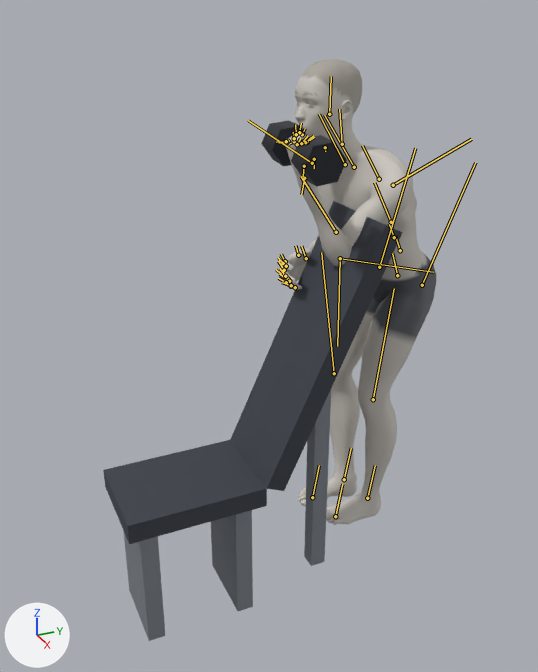
The glTF model exports/single-arm-dumbbell-curl-over-incline.glb, before and after one commit.
Both versions are drawn from a 50 mm camera at (1.86, -0.76, 1.84) aimed at (-0.16, 0.15, 0.84). Lighting does not change. The marker at lower left points along +X, +Y and +Z. The older version comes first. Both versions are drawn at frame 44 of the action 'single-arm-dumbbell-curl-over-incline_left'; the numbers are the values there. The bones that change, and the others that lie on the model, are drawn over the model as lines.
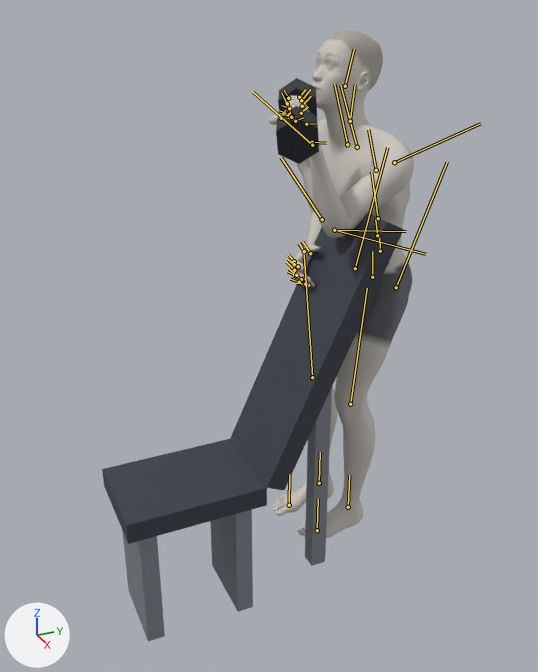
ob_dbr_left is not drawn itself; it is the parent of ob_mesh_1, ob_mesh_2, ob_mesh_3.
ob_props is not drawn itself; it is the parent of ob_bench.

The edits, one by one:
Bone 'pelvis' (bone_pelvis) moves from (-0.685, -0.038, 0.234) to (-0.582, -0.028, 0.235).
Bone 'pelvis' (bone_pelvis) turns from (-3, 7, -19) to (-1, 8, -4) degrees about its own x, y and z.
Bone 'upperarm_l' (bone_upperarm_l) turns from (-43, 1, 73) to (-45, 6, 65) degrees about its own x, y and z.
Bone 'hand_l' (bone_hand_l) turns from (-102, 68, -12) to (37, -9, -26) degrees about its own x, y and z.
Bone 'lowerarm_twist_l' (bone_lowerarm_twist_l) turns from (-73, 64, 12) to (31, -13, -24) degrees about its own x, y and z.
Bone 'upperarm_r' (bone_upperarm_r) turns from (51, 30, 20) to (48, 42, 15) degrees about its own x, y and z.
Bone 'lowerarm_r' (bone_lowerarm_r) turns from (-4, 43, 32) to (-9, 34, 18) degrees about its own x, y and z.
Bone 'hand_r' (bone_hand_r) turns from (-10, -12, 6) to (-2, -24, 14) degrees about its own x, y and z.
Bone 'thigh_l' (bone_thigh_l) turns from (-6, 1, 39) to (-6, 1, 21) degrees about its own x, y and z.
Bone 'calf_l' (bone_calf_l) turns from (-5, 2, -22) to (-2, 2, -19) degrees about its own x, y and z.
Bone 'foot_l' (bone_foot_l) turns from (10, -12, 10) to (9, -11, 0) degrees about its own x, y and z.
Bone 'thigh_r' (bone_thigh_r) turns from (3, -17, 39) to (4, -17, 21) degrees about its own x, y and z.
Bone 'calf_r' (bone_calf_r) turns from (5, -2, -22) to (2, -2, -19) degrees about its own x, y and z.
Bone 'foot_r' (bone_foot_r) turns from (-12, 13, 10) to (-11, 11, 0) degrees about its own x, y and z.

Location of each change, (x1, y1, x2, y2) in pixels of the pictures (538 x 672 px):
'Mesh_0', posed (6% narrower, 9% taller)
    before: (282, 59, 437, 525)
    after: (269, 30, 414, 538)
'Mesh_10', posed
    before: (230, 201, 403, 491)
    after: (230, 213, 404, 490)
'Mesh_7', posed
    before: (103, 440, 267, 544)
    after: (102, 439, 267, 544)
'Mesh_11', posed
    before: (304, 390, 331, 566)
    after: (305, 387, 332, 566)
'Mesh_9', posed
    before: (123, 530, 165, 641)
    after: (122, 530, 165, 642)
'Mesh_2', posed
    before: (291, 135, 347, 186)
    after: (278, 78, 317, 115)
'Mesh_3', posed (8% narrower, 26% taller)
    before: (261, 120, 308, 166)
    after: (276, 106, 319, 164)
bone 'pelvis', root to tip
    before: (397, 275) to (392, 253)
    after: (372, 277) to (372, 251)
bone 'upperarm_l', root to tip
    before: (393, 185) to (471, 139)
    after: (394, 162) to (480, 123)
bone 'hand_l', root to tip
    before: (304, 178) to (301, 194)
    after: (312, 142) to (326, 143)
bone 'lowerarm_twist_l', root to tip
    before: (340, 258) to (337, 346)
    after: (334, 230) to (406, 231)
bone 'upperarm_r', root to tip
    before: (312, 163) to (248, 120)
    after: (312, 145) to (253, 92)
bone 'lowerarm_r', root to tip
    before: (336, 232) to (301, 176)
    after: (322, 219) to (281, 157)
bone 'hand_r', root to tip
    before: (306, 258) to (301, 246)
    after: (310, 253) to (302, 241)
bone 'thigh_l', root to tip
    before: (422, 285) to (475, 162)
    after: (396, 287) to (447, 162)
bone 'calf_l', root to tip
    before: (373, 399) to (394, 288)
    after: (350, 404) to (367, 288)
bone 'foot_l', root to tip
    before: (367, 498) to (375, 465)
    after: (348, 507) to (349, 475)
bone 'thigh_r', root to tip
    before: (379, 267) to (415, 148)
    after: (355, 268) to (387, 147)
bone 'calf_r', root to tip
    before: (334, 373) to (321, 252)
    after: (312, 377) to (304, 255)
bone 'foot_r', root to tip
    before: (344, 479) to (351, 448)
    after: (319, 483) to (320, 452)
